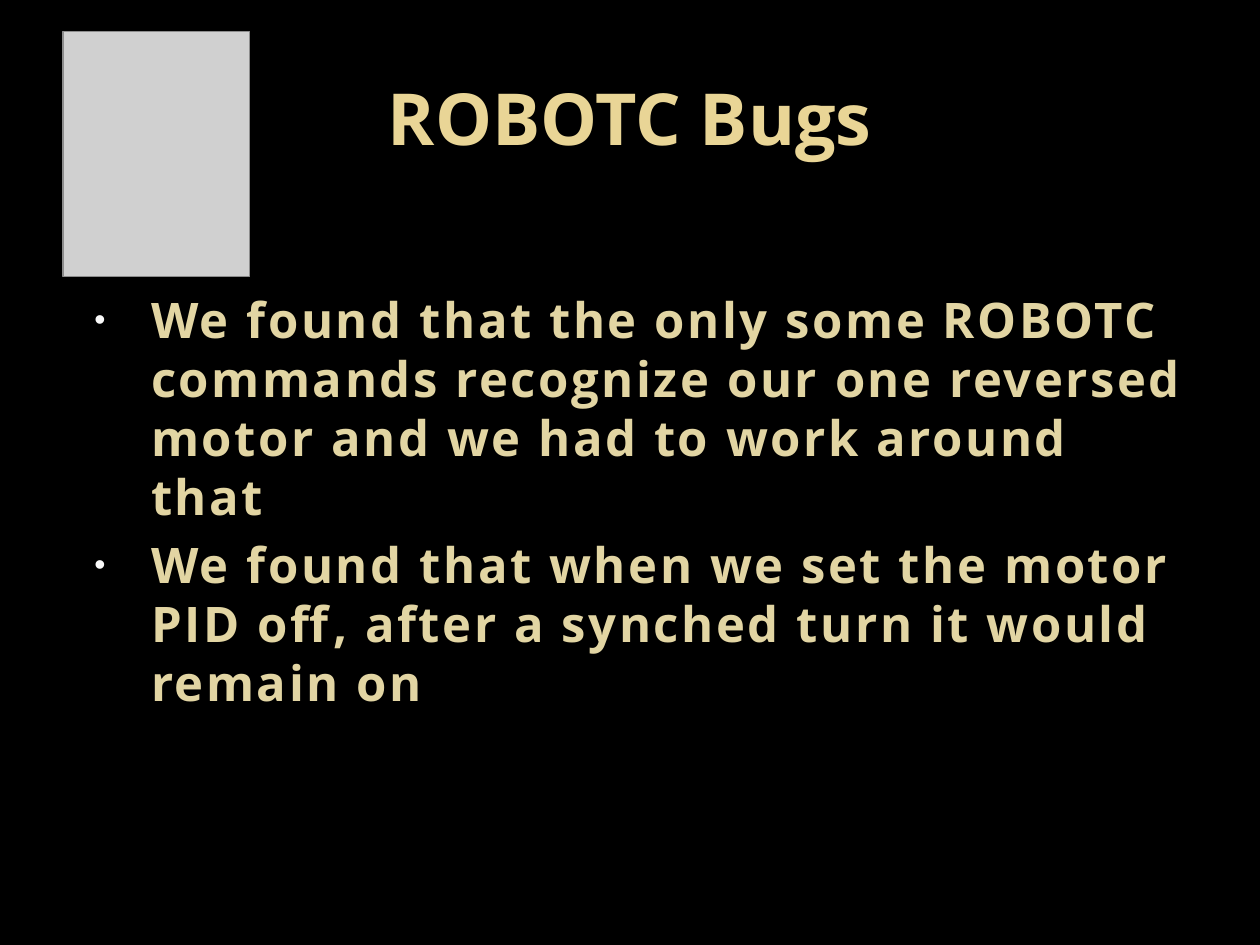
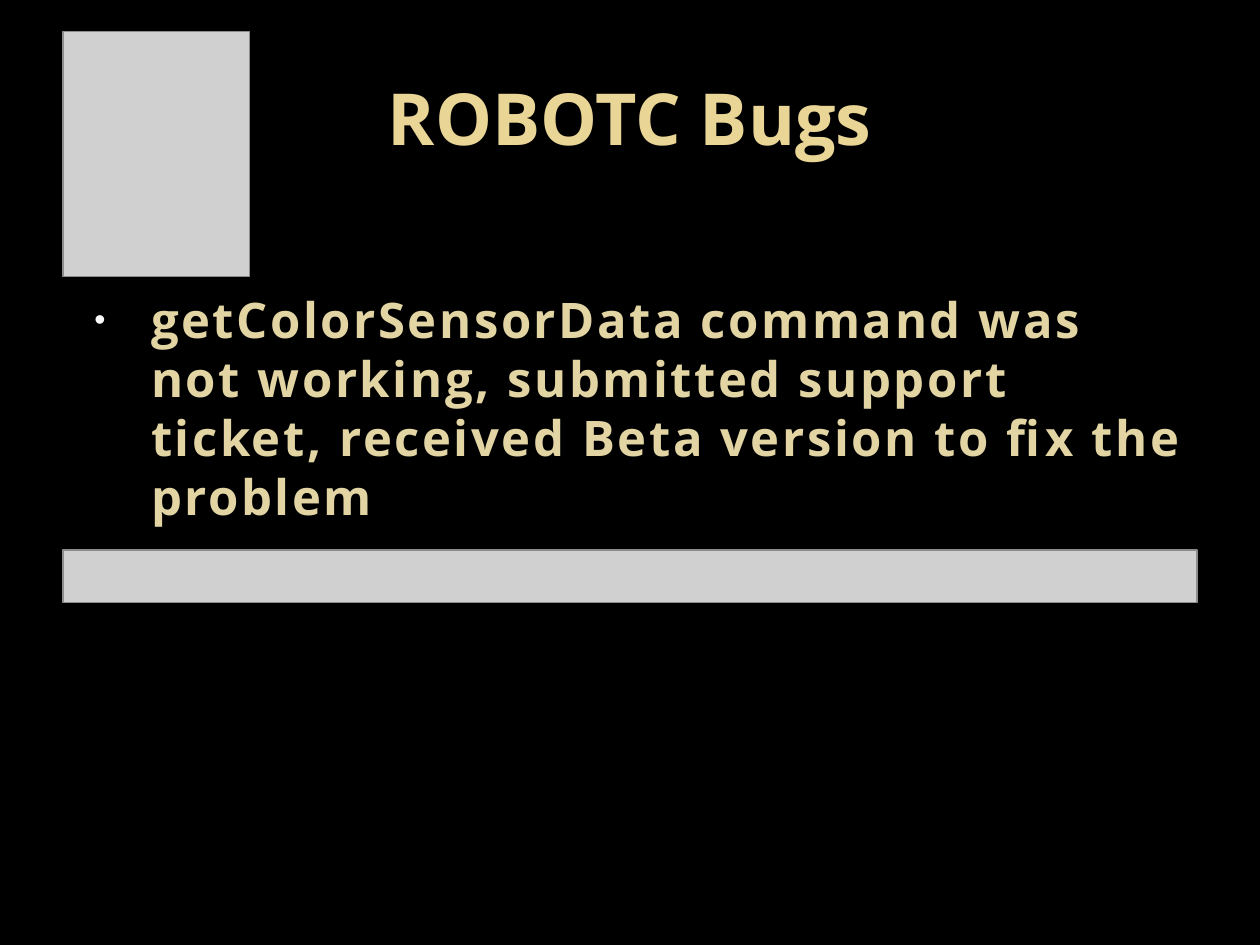
Before and after one commit to mr64bit/2012-BCCS-ION-MUC, a slide deck: slide 16 of 2013nKISA.pptx. Drawn at 1260x945 pixels with LibreOffice and Linux fonts; fonts in the diff are those of the drawing; grey boxes stand for pictures; background and template pictures are left out. Boxes give left, top, right and bottom in pixels: in the first picture for what was removed or moved away, otherwise in the second. Text is boxed around its words. In the diff, an @@ line names an element or a change of style, - is before the commit and + after.

Commit message:
Updated programming and ROBOTC Bugs slided

```diff
--- a/2013nKISA.pptx
+++ b/2013nKISA.pptx
@@ text at [151, 300, 1179, 527]: text changed @@
-• We found that the only some ROBOTC commands recognize our one reversed motor and we had to work around that
-• We found that when we set the motor PID off, after a synched turn it would remain on
+• getColorSensorData command was not working, submitted support ticket, received Beta version to fix the problem
@@ picture added at [63, 551, 1197, 604] @@
```
Also in this commit, not shown: 3 other slides changed.
